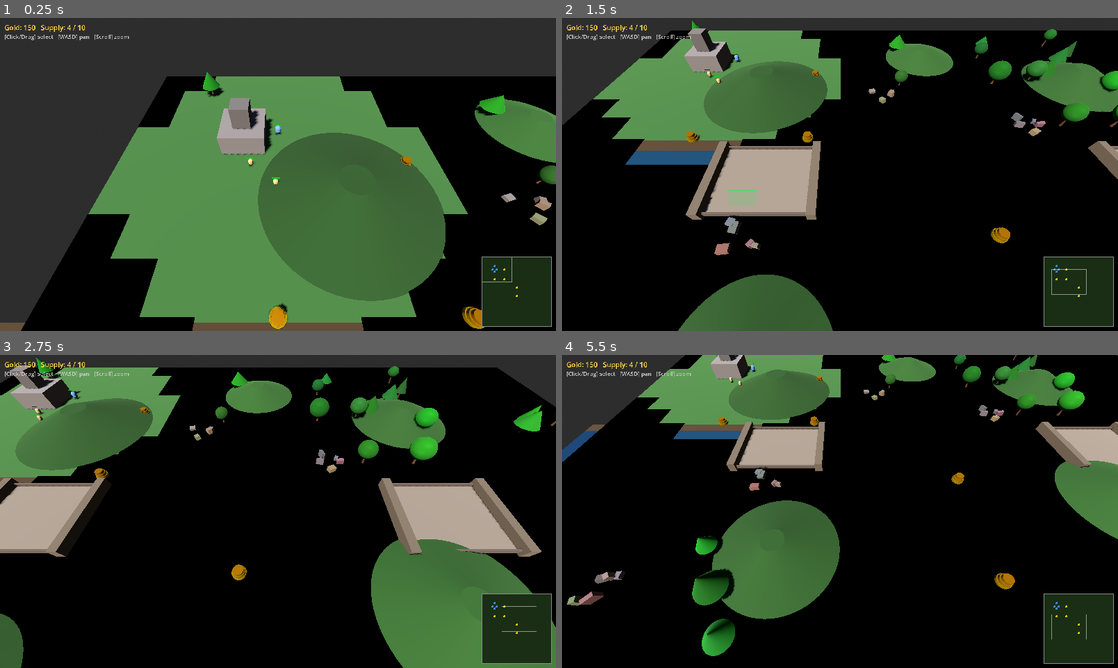
Above: before the commit, frames 1-4 (two rows, left to right).
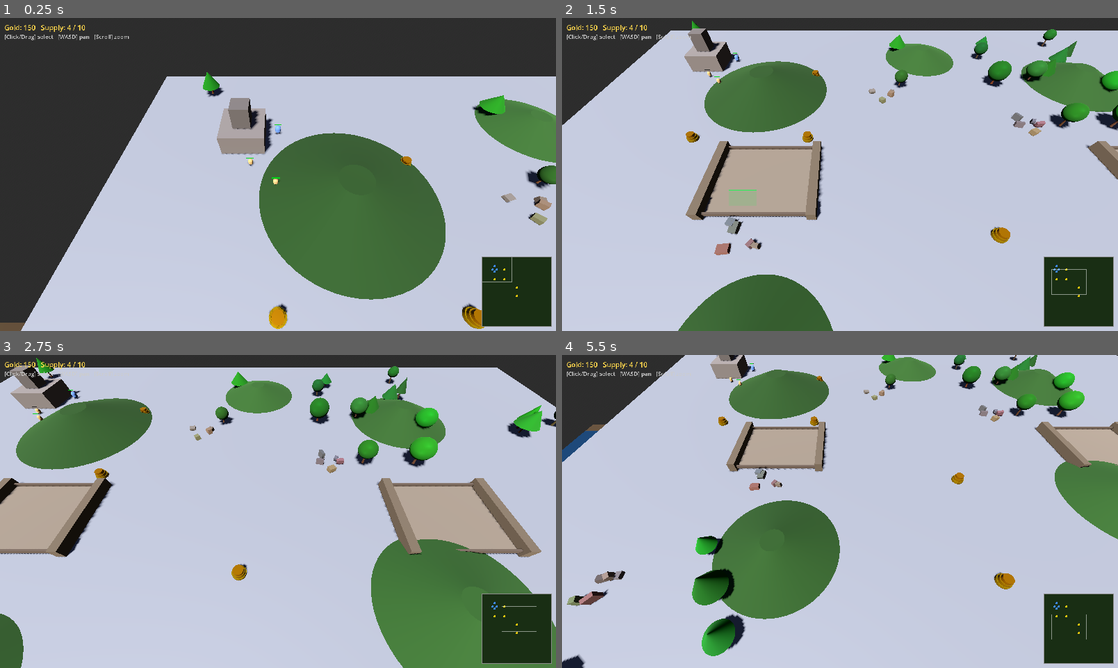
Above: after the commit, the same moments.

Repository: mrlmarketingllc-ops/thrones-of-war-godot
Game: Godot game, scene res://scenes/game.tscn
The game is run twice, just before and just after one commit, with the same random seed, the same clock (stepped at 60 frames per second) and the same inputs.
Inputs (mouse positions are in pixels of both pictures, inside the frame that each line leads up to):
- Up to frame 1 (0.25 s): no input
- Up to frame 2 (1.5 s): tap Enter at 0.5 s; move the mouse to (962, 158) at 0.52 s; hold Right 0.53-1.25 s; hold S (cam_down) 0.53-1.25 s; click (962, 158) at 0.67 s; drag from (728, 190) to (812, 237) at 1.27 s
- Up to frame 3 (2.75 s): move the mouse to (333, 442) at 2.02 s; hold Right from 2.03 s (still down); hold D (cam_right) from 2.03 s (still down)
- Up to frame 4 (5.5 s): release Right at 2.75 s; release D (cam_right) at 2.75 s; drag from (812, 574) to (673, 464) at 2.77 s; move the mouse to (1006, 558) at 3.52 s; hold Left 3.53-4.25 s; tap B at 3.6 s; drag from (673, 464) to (756, 433) at 4.27 s; move the mouse to (867, 511) at 5.02 s; hold Down from 5.03 s (still down); tap 1 at 5.1 s; click (867, 511) at 5.17 s

The runs differ from the first frame. In frame 1, 47% of the frame differs, in the area x 3-100%, y 18-100%; in frame 2, 72%; in frame 3, 65%; in frame 4, 74%, in the area x 0-100%, y 0-100%.

Commit message:
Fix stuck units and fog-of-war hill bleed-through
unit.gd: NavAgent arrival was checked via is_navigation_finished() which
returns true on the first frame before any path is computed, making units
stop immediately. Changed to XZ-distance arrival check (< 0.6 units to
_target_pos); the nav agent is now used only for direction via
get_next_path_position(), with a one-frame direct-line fallback while the
path is being computed.

game.gd: Replaced the StandardMaterial3D fog plane with a ShaderMaterial
using render_mode depth_test_disabled + depth_draw_disabled. The old
material failed the depth test wherever hills (up to y=3.5) or trees
(up to y=4.0) extended above the fog plane at y=0.05, leaving geometry
visible in fogged cells. The shader now draws over all geometry.

Co-Authored-By: Claude Sonnet 4.6 <noreply@anthropic.com>

Diff:
--- a/scripts/game.gd
+++ b/scripts/game.gd
@@ -763,12 +763,24 @@
 	_fog_image.fill(Color(0.0, 0.0, 0.0, 1.0))
 	_fog_texture = ImageTexture.create_from_image(_fog_image)
 
-	var mat := StandardMaterial3D.new()
-	mat.transparency    = BaseMaterial3D.TRANSPARENCY_ALPHA
-	mat.shading_mode    = BaseMaterial3D.SHADING_MODE_UNSHADED
-	mat.texture_filter  = BaseMaterial3D.TEXTURE_FILTER_NEAREST   # PS1 blocky cells
-	mat.albedo_texture  = _fog_texture
-	mat.render_priority = 1
+	# Shader with depth_test_disabled so fog draws over hills, trees, and all
+	# geometry regardless of their Y height — StandardMaterial3D would fail the
+	# depth test wherever hills or trees are taller than the fog plane.
+	var shader := Shader.new()
+	shader.code = """
+shader_type spatial;
+render_mode unshaded, cull_disabled, depth_test_disabled, depth_draw_disabled;
+uniform sampler2D fog_tex : filter_nearest;
+void fragment() {
+    vec4 c = texture(fog_tex, UV);
+    ALBEDO = vec3(0.0);
+    ALPHA  = c.a;
+}
+"""
+	var mat := ShaderMaterial.new()
+	mat.shader         = shader
+	mat.render_priority = 2
+	mat.set_shader_parameter("fog_tex", _fog_texture)
 
 	var plane := PlaneMesh.new()
 	plane.size     = Vector2(MAP_SIZE, MAP_SIZE)
--- a/scripts/unit.gd
+++ b/scripts/unit.gd
@@ -191,16 +191,22 @@
 		move_and_slide()
 		return
 
-	# Nav-mesh path (move_to / gather / return).  Direct movement for chasing.
+	# Arrival check uses raw XZ distance — never depends on nav agent timing.
+	var xz_dist : float = Vector2(
+		_target_pos.x - global_position.x,
+		_target_pos.z - global_position.z
+	).length()
+	if _nav_enabled and xz_dist < 0.6:
+		velocity.x   = 0.0
+		velocity.z   = 0.0
+		_has_target  = false
+		_nav_enabled = false
+		move_and_slide()
+		return
+
+	# Direction: follow nav path when the agent has a live path; else direct.
 	var next_pos : Vector3 = _target_pos
-	if _nav_agent != null and _nav_enabled:
-		if _nav_agent.is_navigation_finished():
-			velocity.x   = 0.0
-			velocity.z   = 0.0
-			_has_target  = false
-			_nav_enabled = false
-			move_and_slide()
-			return
+	if _nav_agent != null and _nav_enabled and not _nav_agent.is_navigation_finished():
 		next_pos = _nav_agent.get_next_path_position()
 
 	var to_next := next_pos - global_position
@@ -216,8 +222,7 @@
 		velocity.x = 0.0
 		velocity.z = 0.0
 		if not _nav_enabled:
-			# Direct movement (chase) — arrived when within 0.2 of target
-			_has_target = false
+			_has_target = false   # direct chase: clear when within 0.2 of target
 	move_and_slide()
 
 func _on_arrived() -> void:
